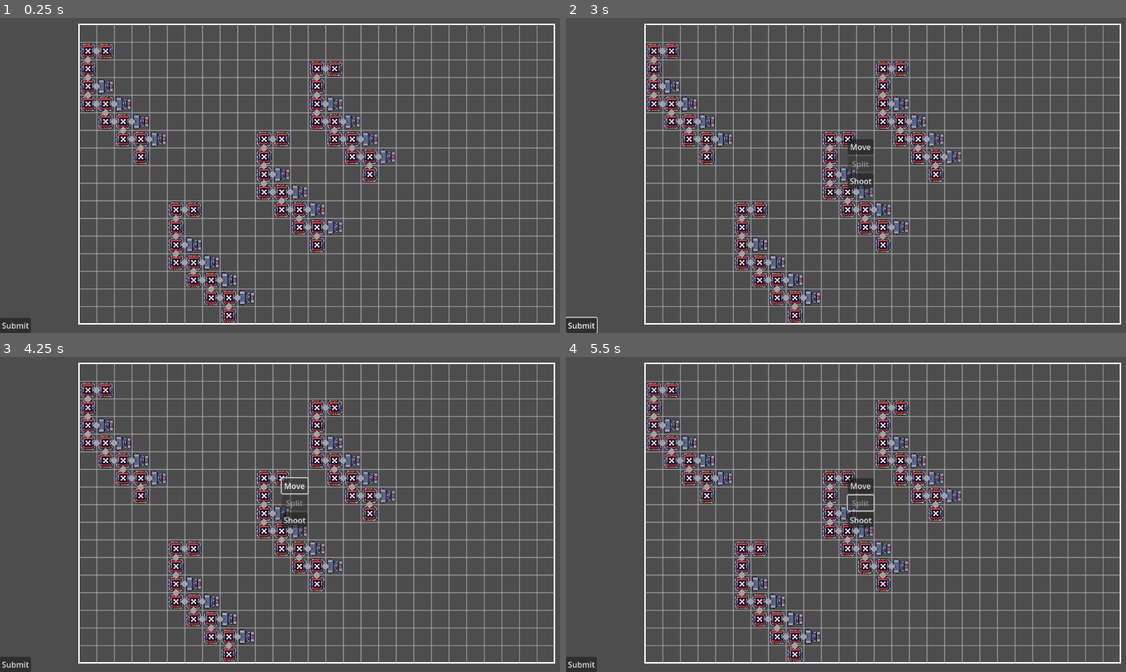
Above: before the commit, frames 1-4 (two rows, left to right).
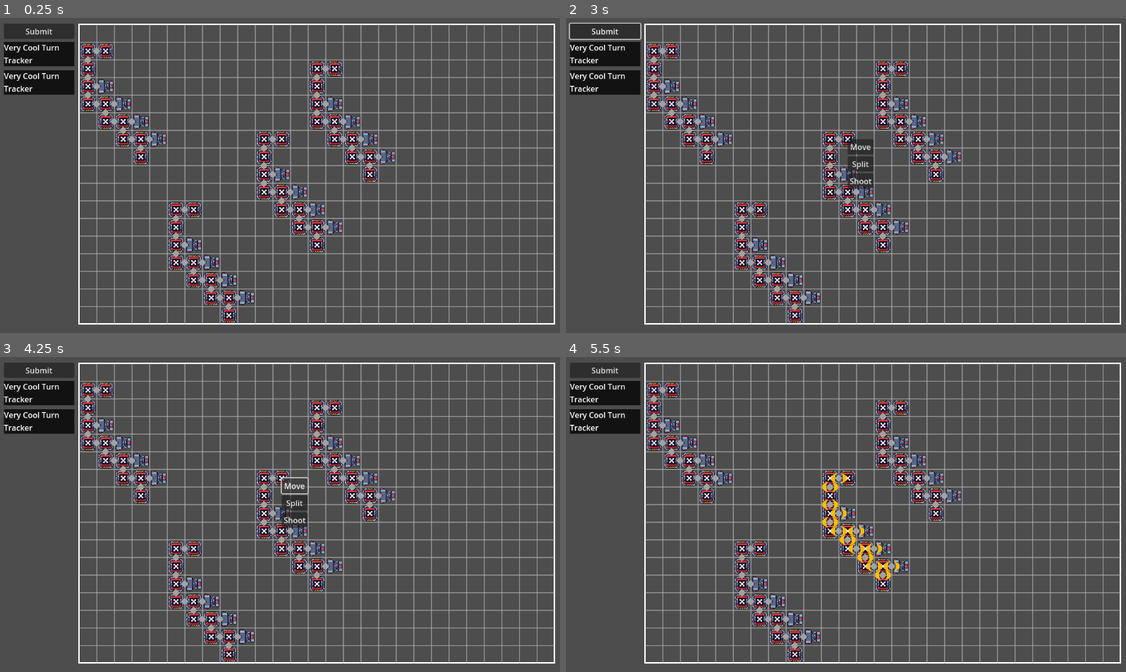
Above: after the commit, the same moments.

Repository: Retorikal/Nanodrone
Game: Godot game, scene res://Game/GameSession.tscn
The game is run twice, just before and just after one commit, with the same random seed, the same clock (stepped at 60 frames per second) and the same inputs.
Inputs (mouse positions are in pixels of both pictures, inside the frame that each line leads up to):
- Up to frame 1 (0.25 s): no input
- Up to frame 2 (3 s): click "Submit" at 0.5 s; click "Submit" at 1.25 s; click "Submit" at 2 s; tap Enter at 2.75 s; move the mouse to (846, 137) at 2.77 s; click (846, 137) at 2.92 s
- Up to frame 3 (4.25 s): click "Move" at 3.5 s
- Up to frame 4 (5.5 s): click "Shoot" at 4.25 s; click (862, 501) at 5 s, where only the run after the commit has a clickable "Split"

The runs differ from the first frame. In frame 1, 2.7% of the frame differs, in the area x 0-14%, y 1-100%; in frame 2, 2.9%; in frame 3, 2.7%; in frame 4, 3.7%, in the area x 0-60%, y 1-100%.

Commit message:
Highlighter UI rework

Diff:
--- a/Game/GameSession.tscn
+++ b/Game/GameSession.tscn
@@ -1,10 +1,12 @@
-[gd_scene load_steps=6 format=3 uid="uid://67nvt00cll2i"]
+[gd_scene load_steps=8 format=3 uid="uid://67nvt00cll2i"]
 
 [ext_resource type="Script" path="res://Scripts/Managers/CampaignManager.gd" id="1_w42tk"]
 [ext_resource type="PackedScene" uid="uid://bb2p7j8muohnk" path="res://Game/Level1.tscn" id="2_1se7r"]
 [ext_resource type="Script" path="res://Scripts/Controller/ControllerUI.gd" id="2_mqu68"]
 [ext_resource type="Script" path="res://Scripts/Controller/ControllerAI.gd" id="3_u83lr"]
+[ext_resource type="Script" path="res://Scripts/UI/Highlighter.gd" id="4_bqxx2"]
 [ext_resource type="Script" path="res://Scripts/UI/GameUI.gd" id="5_lns60"]
+[ext_resource type="PackedScene" uid="uid://xvaecelgqh31" path="res://Game/UI/Highlighter.tscn" id="5_rinqf"]
 
 [node name="GameSession" type="Node2D"]
 script = ExtResource("1_w42tk")
@@ -16,51 +18,111 @@
 [node name="ControllerUI" type="Node2D" parent="."]
 script = ExtResource("2_mqu68")
 
+[node name="Highlighter" type="Node2D" parent="ControllerUI"]
+script = ExtResource("4_bqxx2")
+dots = ExtResource("5_rinqf")
+
 [node name="ControllerAI" type="Node2D" parent="."]
 script = ExtResource("3_u83lr")
 
-[node name="GameUI" type="CanvasLayer" parent="." node_paths=PackedStringArray("controller")]
+[node name="GameUI" type="CanvasLayer" parent="." node_paths=PackedStringArray("controller", "highlighter")]
 script = ExtResource("5_lns60")
 controller = NodePath("../ControllerUI")
-state = null
+highlighter = NodePath("../ControllerUI/Highlighter")
 metadata/_edit_use_anchors_ = true
 
-[node name="Sidebar" type="VBoxContainer" parent="GameUI"]
-anchors_preset = 9
+[node name="UI" type="Control" parent="GameUI"]
+layout_mode = 3
+anchors_preset = 15
+anchor_right = 1.0
 anchor_bottom = 1.0
-offset_right = 63.0
+offset_right = -992.0
+grow_horizontal = 2
+grow_vertical = 2
+
+[node name="Sidebar" type="VBoxContainer" parent="GameUI/UI"]
+layout_mode = 1
+anchors_preset = 15
+anchor_right = 1.0
+anchor_bottom = 1.0
+offset_left = 8.0
+offset_top = 16.0
+offset_right = -8.0
+offset_bottom = -16.0
+grow_horizontal = 2
 grow_vertical = 2
 size_flags_vertical = 3
 alignment = 1
 
-[node name="TurnCycle" type="VBoxContainer" parent="GameUI/Sidebar"]
+[node name="Submit" type="Button" parent="GameUI/UI/Sidebar"]
+layout_mode = 2
+size_flags_vertical = 4
+text = "Submit"
+
+[node name="TurnCycle" type="VBoxContainer" parent="GameUI/UI/Sidebar"]
 layout_mode = 2
 size_flags_vertical = 3
 
-[node name="Submit" type="Button" parent="GameUI/Sidebar"]
+[node name="MarginContainer" type="MarginContainer" parent="GameUI/UI/Sidebar/TurnCycle"]
 layout_mode = 2
-size_flags_vertical = 10
-text = "Submit"
+theme_override_constants/margin_top = 2
+theme_override_constants/margin_bottom = 2
 
-[node name="SelectorBox" type="VBoxContainer" parent="GameUI"]
+[node name="ColorRect" type="ColorRect" parent="GameUI/UI/Sidebar/TurnCycle/MarginContainer"]
+custom_minimum_size = Vector2(0, 50)
+layout_mode = 2
+color = Color(0.0728426, 0.0728426, 0.0728426, 1)
+
+[node name="Label" type="Label" parent="GameUI/UI/Sidebar/TurnCycle/MarginContainer/ColorRect"]
+layout_mode = 1
+anchors_preset = 15
+anchor_right = 1.0
+anchor_bottom = 1.0
+grow_horizontal = 2
+grow_vertical = 2
+text = "Very Cool Turn Tracker"
+autowrap_mode = 2
+
+[node name="MarginContainer2" type="MarginContainer" parent="GameUI/UI/Sidebar/TurnCycle"]
+layout_mode = 2
+theme_override_constants/margin_top = 2
+theme_override_constants/margin_bottom = 2
+
+[node name="ColorRect" type="ColorRect" parent="GameUI/UI/Sidebar/TurnCycle/MarginContainer2"]
+custom_minimum_size = Vector2(0, 50)
+layout_mode = 2
+color = Color(0.0728426, 0.0728426, 0.0728426, 1)
+
+[node name="Label" type="Label" parent="GameUI/UI/Sidebar/TurnCycle/MarginContainer2/ColorRect"]
+layout_mode = 1
+anchors_preset = 15
+anchor_right = 1.0
+anchor_bottom = 1.0
+grow_horizontal = 2
+grow_vertical = 2
+text = "Very Cool Turn Tracker"
+autowrap_mode = 2
+
+[node name="SelectorBox" type="VBoxContainer" parent="GameUI/UI"]
+layout_mode = 0
 offset_left = -64.0
 offset_right = -11.0
 offset_bottom = 101.0
 
-[node name="Move" type="Button" parent="GameUI/SelectorBox"]
+[node name="Move" type="Button" parent="GameUI/UI/SelectorBox"]
 layout_mode = 2
 text = "Move"
 
-[node name="Split" type="Button" parent="GameUI/SelectorBox"]
+[node name="Split" type="Button" parent="GameUI/UI/SelectorBox"]
 layout_mode = 2
 text = "Split"
 
-[node name="Shoot" type="Button" parent="GameUI/SelectorBox"]
+[node name="Shoot" type="Button" parent="GameUI/UI/SelectorBox"]
 layout_mode = 2
 text = "Shoot
 "
 
 [connection signal="drone_clicked" from="LevelManager" to="GameUI" method="_on_drone_click"]
 [connection signal="resolve" from="GameUI" to="LevelManager" method="_on_resolve"]
-[connection signal="button_up" from="GameUI/Sidebar/Submit" to="GameUI" method="_on_resolve_click"]
-[connection signal="pressed" from="GameUI/SelectorBox/Split" to="GameUI" method="_on_split_click"]
+[connection signal="button_up" from="GameUI/UI/Sidebar/Submit" to="GameUI" method="_on_resolve_click"]
+[connection signal="pressed" from="GameUI/UI/SelectorBox/Split" to="GameUI" method="_on_split_click"]
--- /dev/null
+++ b/Game/UI/Highlighter.tscn
@@ -0,0 +1,13 @@
+[gd_scene format=3 uid="uid://xvaecelgqh31"]
+
+[node name="Highlighter" type="Node2D"]
+
+[node name="Polygon2D2" type="Polygon2D" parent="."]
+rotation = 1.5708
+color = Color(1, 0.737255, 0, 1)
+polygon = PackedVector2Array(-4.00006, -16, -12, -3.99996, -4.00003, -7.99999, 3.99997, -8.00001, 12, -4.00004, 3.99994, -16)
+
+[node name="Polygon2D4" type="Polygon2D" parent="."]
+rotation = 4.71239
+color = Color(1, 0.737255, 0, 1)
+polygon = PackedVector2Array(-4.00002, -16, -12, -3.99999, -4.00001, -8, 3.99999, -8, 12, -4.00001, 3.99998, -16)
--- a/Scripts/Controller/ControllerUI.gd
+++ b/Scripts/Controller/ControllerUI.gd
@@ -18,7 +18,6 @@
   commandables = commandable_drones
 
 func add_command(command: Command):
-
   print("Adding ", command.target_drone, command.split_target)
   commands[command.target_drone] = command
 
--- a/Scripts/UI/GameUI.gd
+++ b/Scripts/UI/GameUI.gd
@@ -3,16 +3,16 @@
 
 signal resolve()
 
-enum State{DEFAULT, SELECTING, SELECTING_MOVE, SELECTING_BREAK, WAITING}
+enum State{DEFAULT, SELECTING, SELECTING_MOVE, SELECTING_SPLIT, WAITING}
 
 @export var controller: ControllerUI
 @export var state: State = State.DEFAULT
+@export var highlighter: Highlighter
 
-@onready var split_button: Button = $SelectorBox/Split
-@onready var selector: Control = $SelectorBox
+@onready var split_button: Button = $UI/SelectorBox/Split
+@onready var selector: Control = $UI/SelectorBox
 
 var selected_drone: Drone
-var selected_component: Node2D
 
 # Called when the node enters the scene tree for the first time.
 func _ready() -> void:
@@ -28,18 +28,11 @@
   pass
 
 func focus_selection(drone: Drone, component:Node2D):
-  if component is Joint:
-    split_button.disabled = false
-  else:
-    split_button.disabled = true
-
   selected_drone = drone
-  selected_component = component
   selector.position = get_viewport().get_mouse_position()
 
 func defocus_selection():
   selector.position = Vector2(-1000, 0)
-  state = State.DEFAULT
 
 func _on_drone_click(drone:Drone, component: Node2D):
   if not drone in controller.commandables:
@@ -51,9 +44,15 @@
       focus_selection(drone, component)
     State.SELECTING:
       selected_drone = drone
-      selected_component = component
+      split_button.disabled = drone.cell_dict.size() < 2
       focus_selection(drone, component)
-      # Move selection window..
+    State.SELECTING_SPLIT:
+      if not component is Joint:
+        return
+
+      controller.add_command(SplitCommand.new(selected_drone, component))
+      highlighter.cleanup()
+      state = State.DEFAULT
 
 func _on_resolve_click():
   state = State.DEFAULT
@@ -62,5 +61,6 @@
   pass
 
 func _on_split_click():
-  controller.add_command(SplitCommand.new(selected_drone, selected_component))
+  state = State.SELECTING_SPLIT
+  highlighter.highlight_joints(selected_drone)
   defocus_selection()
--- /dev/null
+++ b/Scripts/UI/Highlighter.gd
@@ -0,0 +1,32 @@
+extends Node2D
+class_name Highlighter
+
+enum State {IDLE, HIGHLIGHT_MOVE, HIGHLIGHT_JOINT}
+
+@export var dots: PackedScene
+@export var state: State = State.IDLE
+
+var highlighters: Array[Node2D] = []
+
+# Called when the node enters the scene tree for the first time.
+func _ready() -> void:
+  for i in range(100):
+    highlighters.append(dots.instantiate())
+  pass # Replace with function body.
+
+# Called every frame. 'delta' is the elapsed time since the previous frame.
+func _process(delta: float) -> void:
+  pass
+
+func highlight_joints(drone: Drone):
+  for joint_key in drone.joint_dict:
+    var joint = drone.joint_dict[joint_key]
+    var hl = highlighters.pop_back()
+    add_child(hl)
+    hl.global_position = joint.global_position
+  pass
+
+func cleanup():
+  for child in get_children():
+    remove_child(child)
+    highlighters.append(child)
